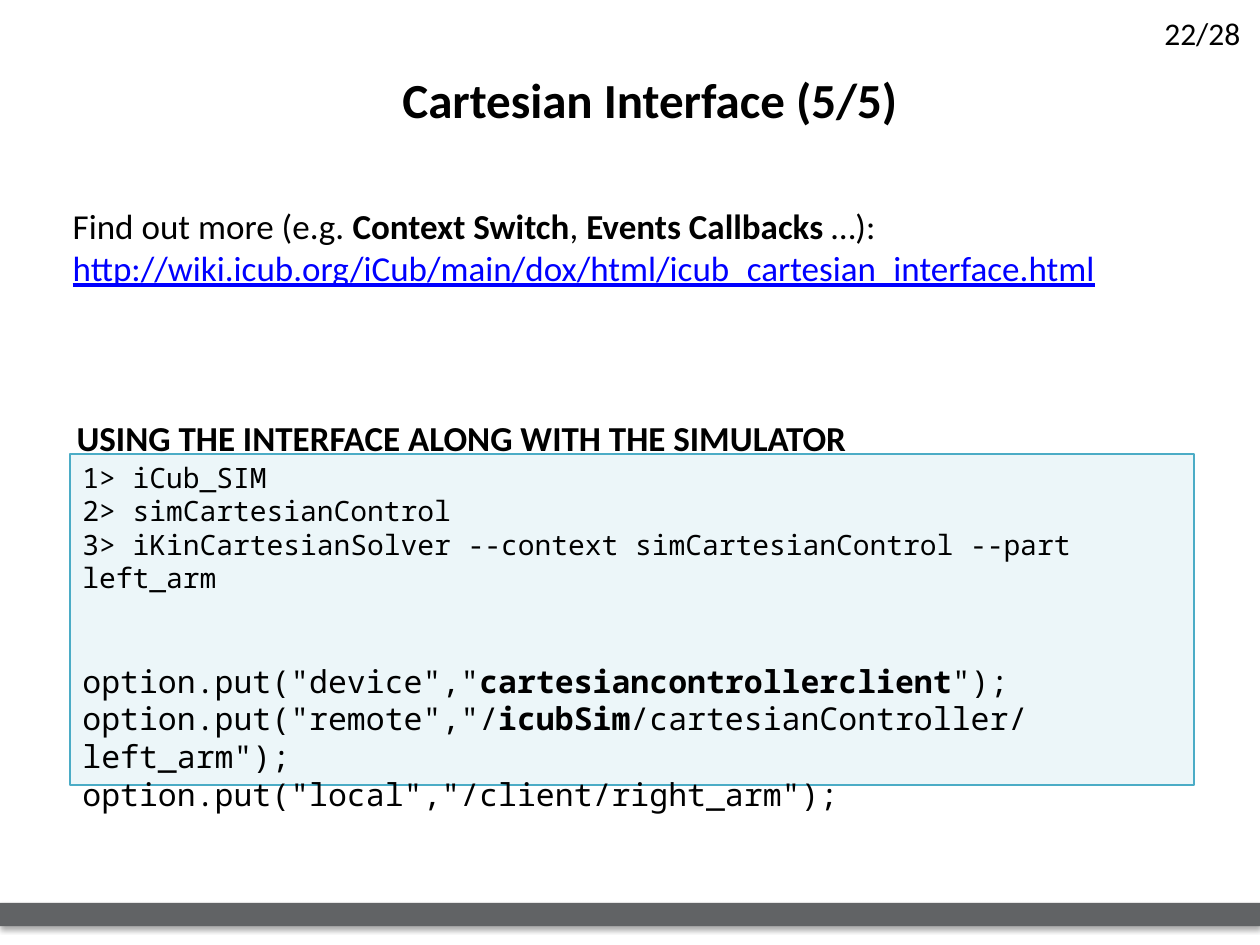
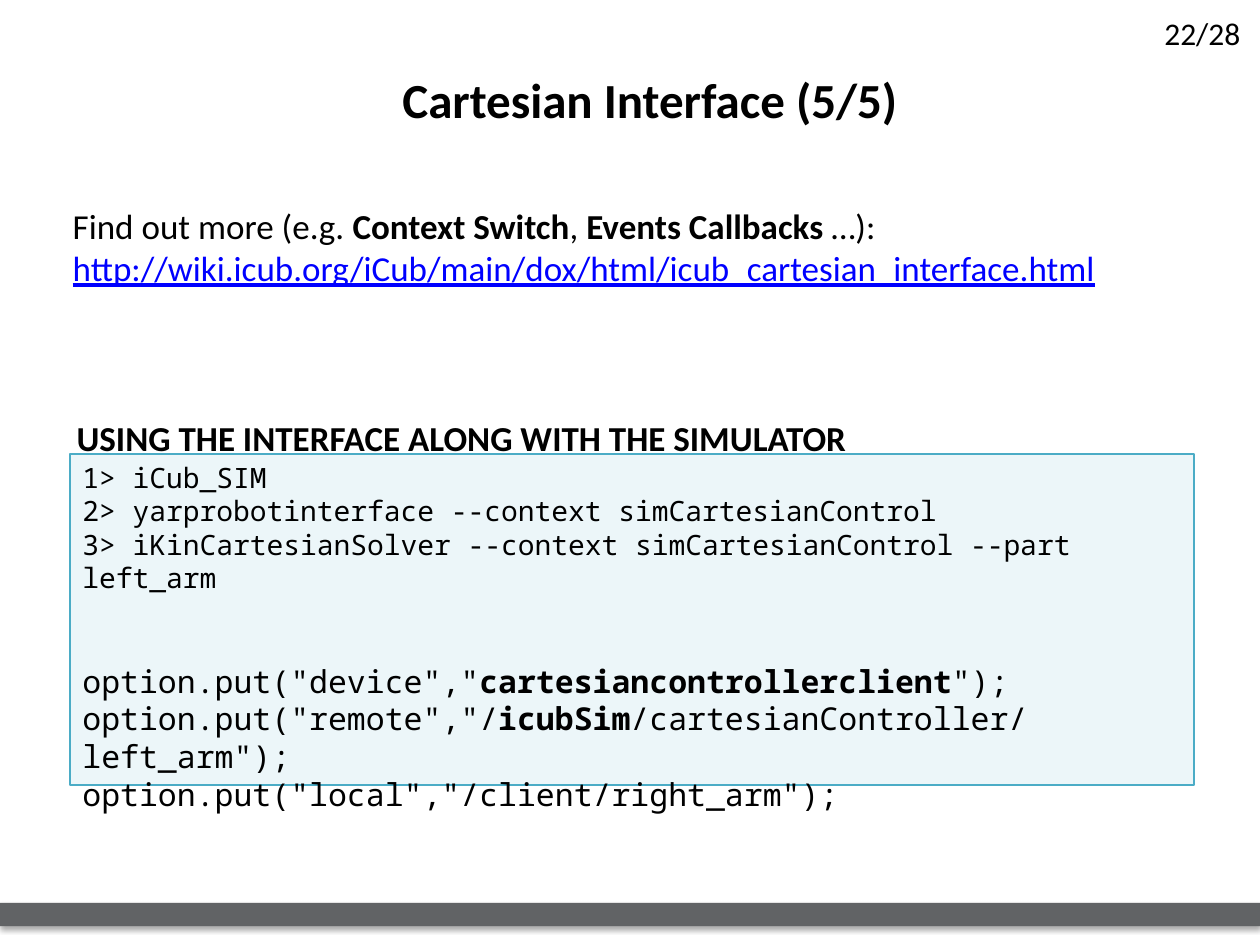
Before and after one commit to lornat75/Teaching, a slide deck: slide 22 of slides/2016-iit/cartesian-gaze-interfaces.pptx. Drawn at 1260x945 pixels with LibreOffice and Linux fonts; fonts in the diff are those of the drawing; background and template pictures are left out. Boxes give left, top, right and bottom in pixels: in the first picture for what was removed or moved away, otherwise in the second. Text is boxed around its words. In the diff, an @@ line names an element or a change of style, - is before the commit and + after.

Commit message:
updated documentation
reflect the use of yarprobotinterface to deploy cartesian servers for the simulator

```diff
--- a/slides/2016-iit/cartesian-gaze-interfaces.pptx
+++ b/slides/2016-iit/cartesian-gaze-interfaces.pptx
@@ text in rectangle at (x1=82, y1=499, x2=936, y2=528): text changed @@
-2> simCartesianControl
+2> yarprobotinterface --context simCartesianControl
```
Also in this commit, not shown: 2 other files.
